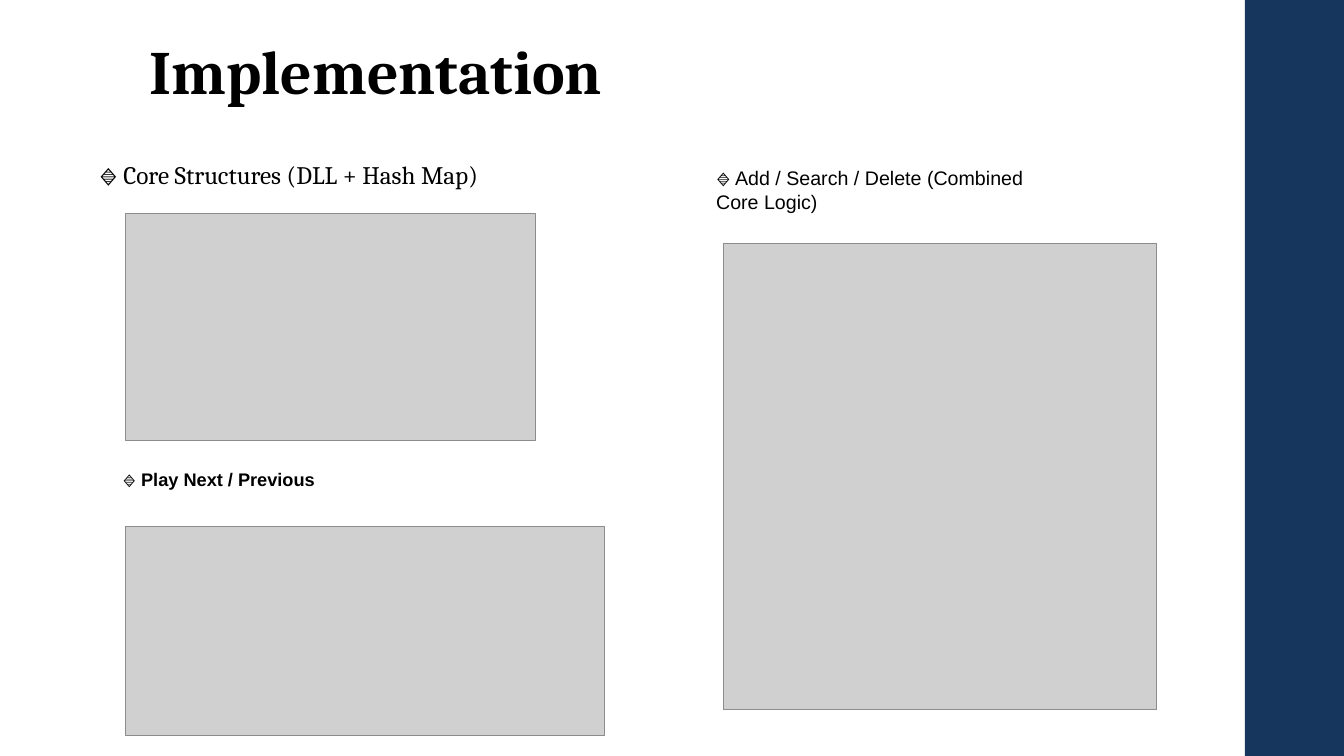
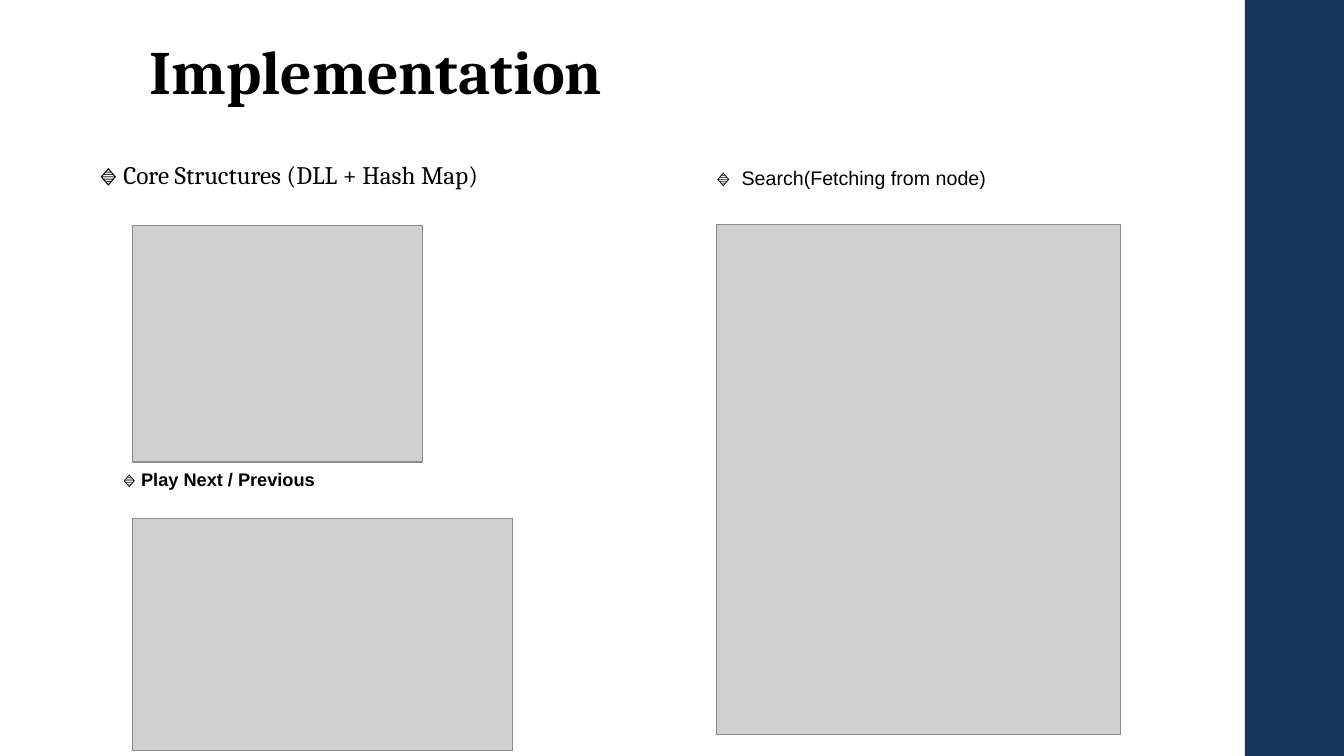
Before and after one commit to rnk0-bit/musik_management, a slide deck: slide 8 of music playlist manager (1).pptx. Drawn at 1344x756 pixels with LibreOffice and Linux fonts; fonts in the diff are those of the drawing; grey boxes stand for pictures. Boxes give left, top, right and bottom in pixels: in the first picture for what was removed or moved away, otherwise in the second. Text is boxed around its words. In the diff, an @@ line names an element or a change of style, - is before the commit and + after.

Commit message:
final ppt
optimized images of demonstration

```diff
--- a/music playlist manager (1).pptx
+++ b/music playlist manager (1).pptx
@@ text at (742,170,986,189): text changed @@
-🔹 Add / Search / Delete (Combined Core Logic)
+🔹 Search(Fetching from node)
@@ picture: place and size @@
-picture at (126,213,535,441)
+picture at (133,226,423,462)
@@ picture: place and size @@
-picture at (723,243,1156,710)
+picture at (717,224,1121,735)
@@ picture: place and size @@
-picture at (126,527,605,736)
+picture at (133,518,513,751)
```
